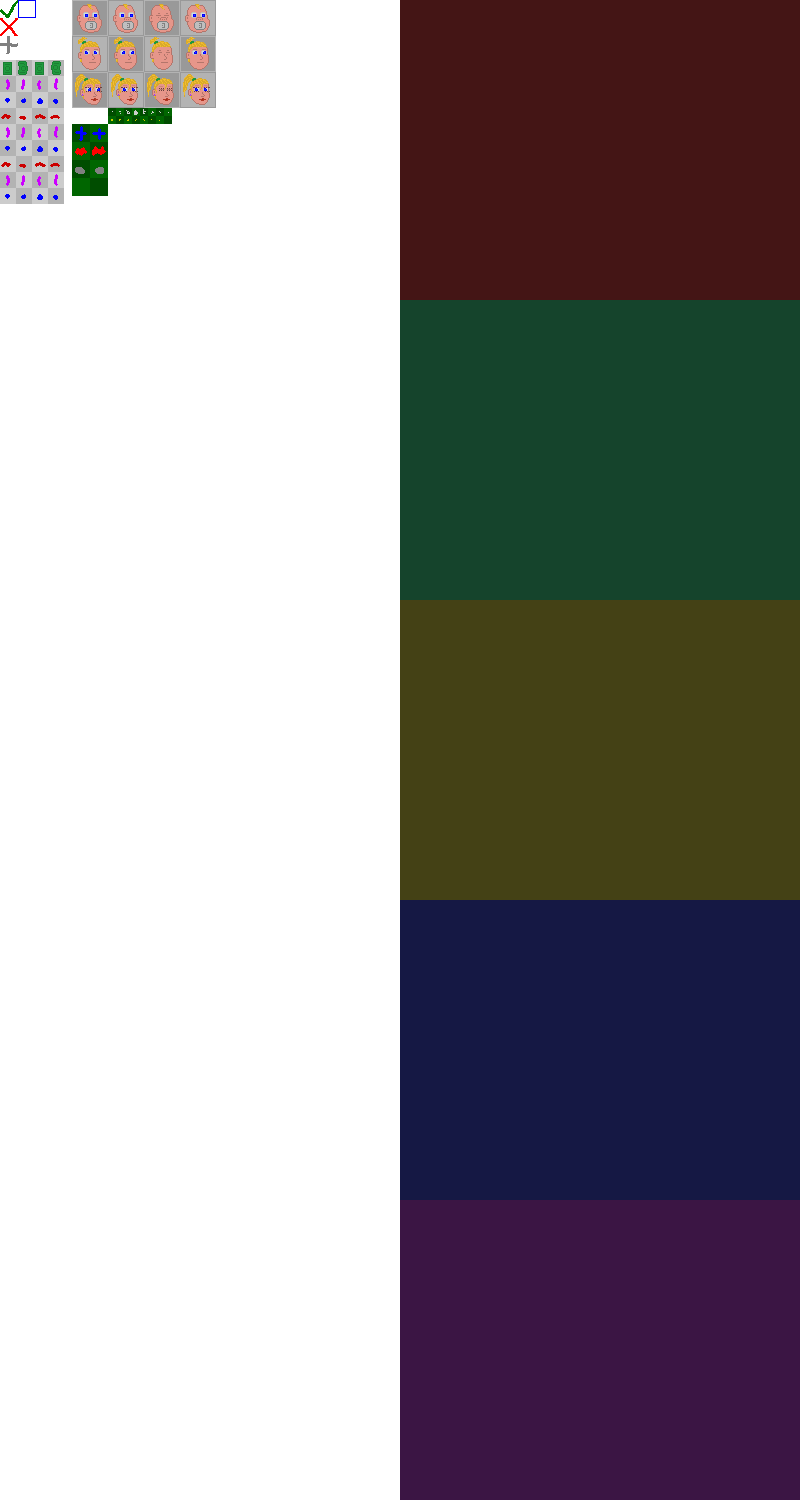
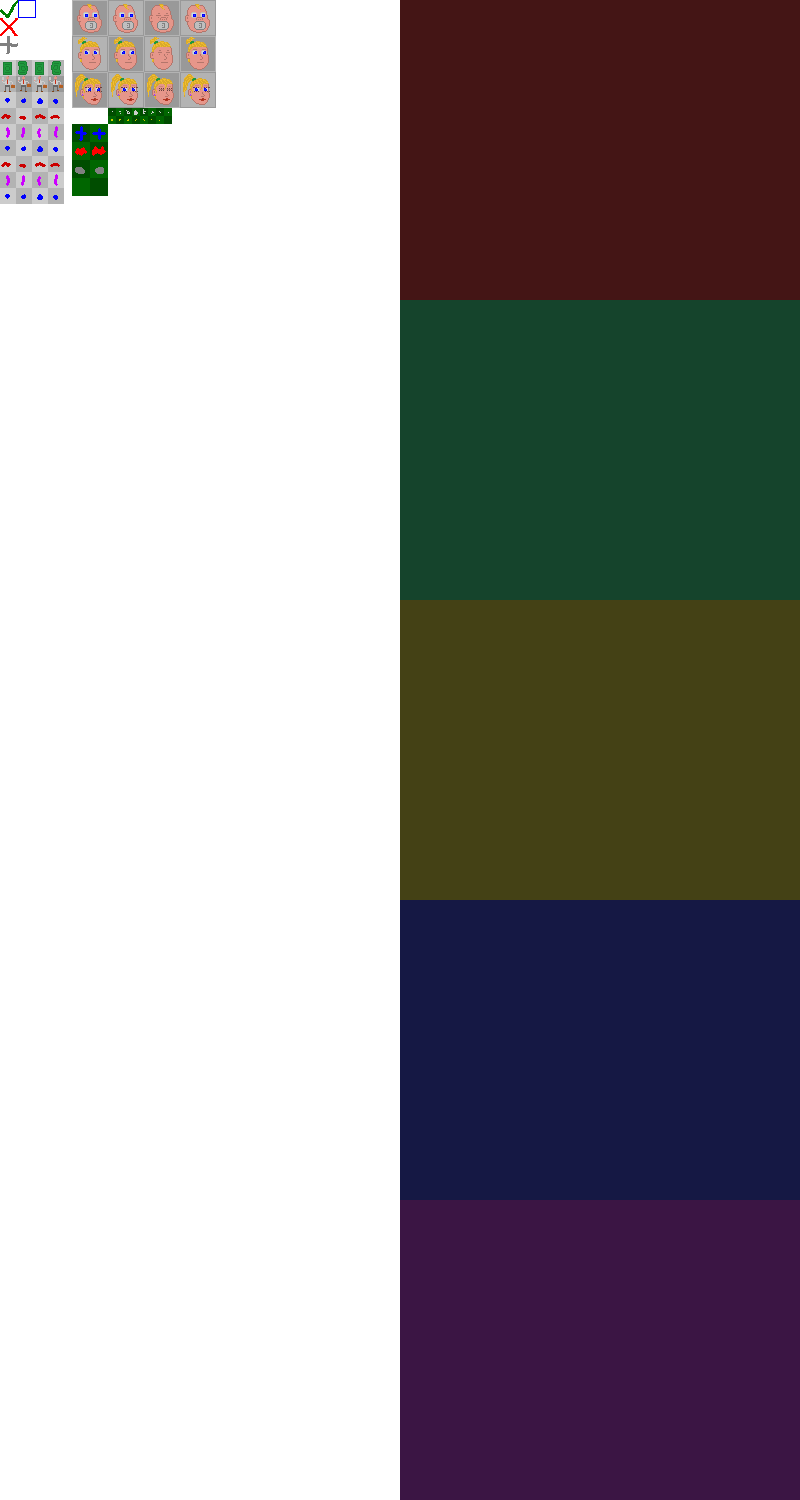
Layers edited between the first and the second 800 x 1500 image:
painted on "gfx" over (x1=2, y1=65, x2=63, y2=92)
painted on "helpers" over (x1=16, y1=76, x2=64, y2=92)
